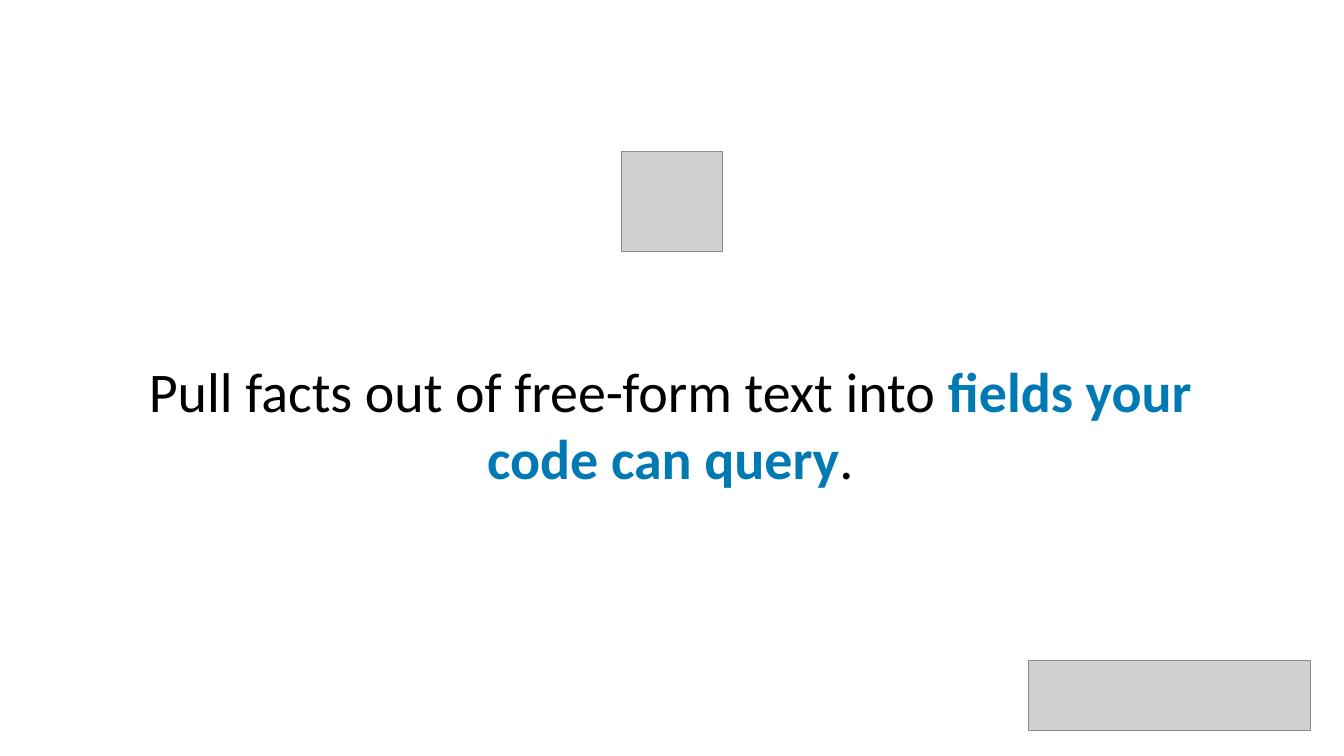
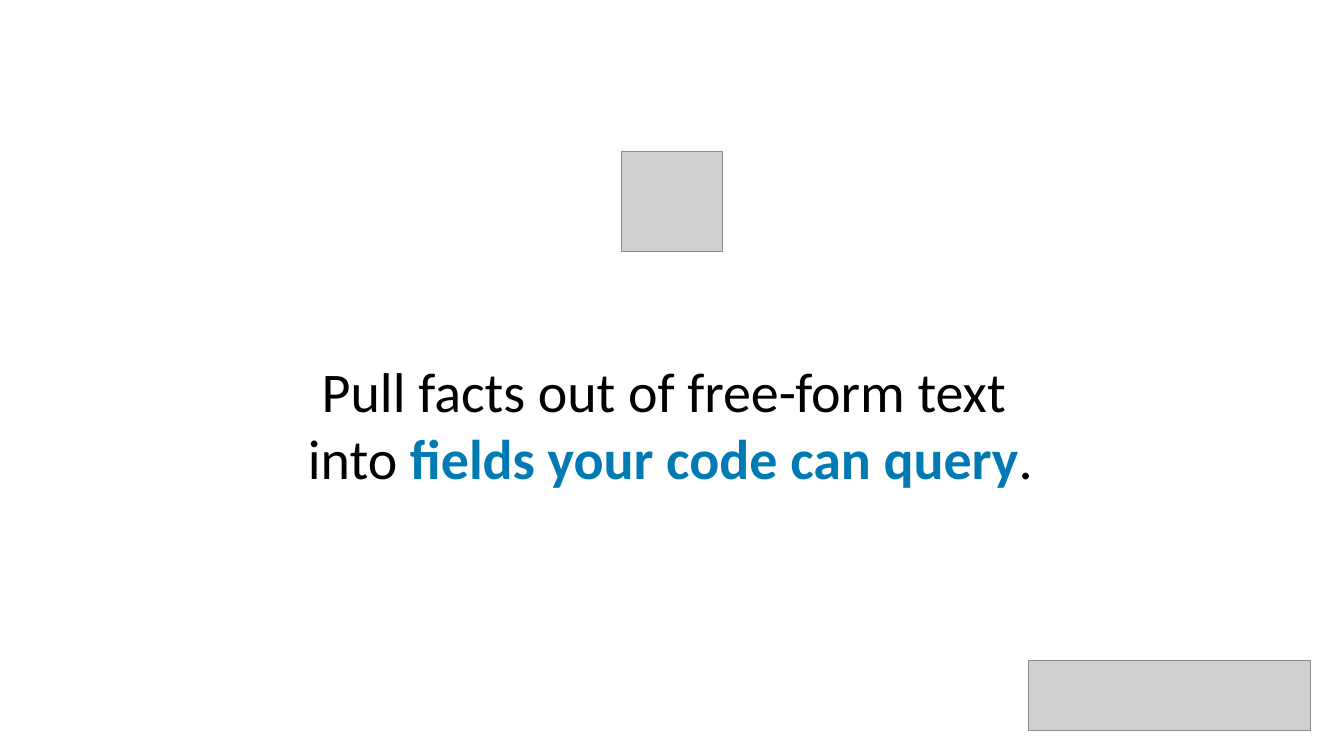
Before and after one commit to trailheadtechnology/10-ai-features-workshop, a slide deck: slide 13 of docs/slides/pptx/M1-understanding.pptx. Drawn at 1344x756 pixels with LibreOffice and Linux fonts; fonts in the diff are those of the drawing; grey boxes stand for pictures. Boxes give left, top, right and bottom in pixels: in the first picture for what was removed or moved away, otherwise in the second. Text is boxed around its words. In the diff, an @@ line names an element or a change of style, - is before the commit and + after.

```diff
--- a/docs/slides/pptx/M1-understanding.pptx
+++ b/docs/slides/pptx/M1-understanding.pptx
@@ text at box(308, 373, 1033, 488): text changed @@
-Pull facts out of free-form text into fields your code can query.
+Pull facts out of free-form text
+into fields your code can query.
```
Also in this commit, not shown: 2 other slides changed, 59 other files.
